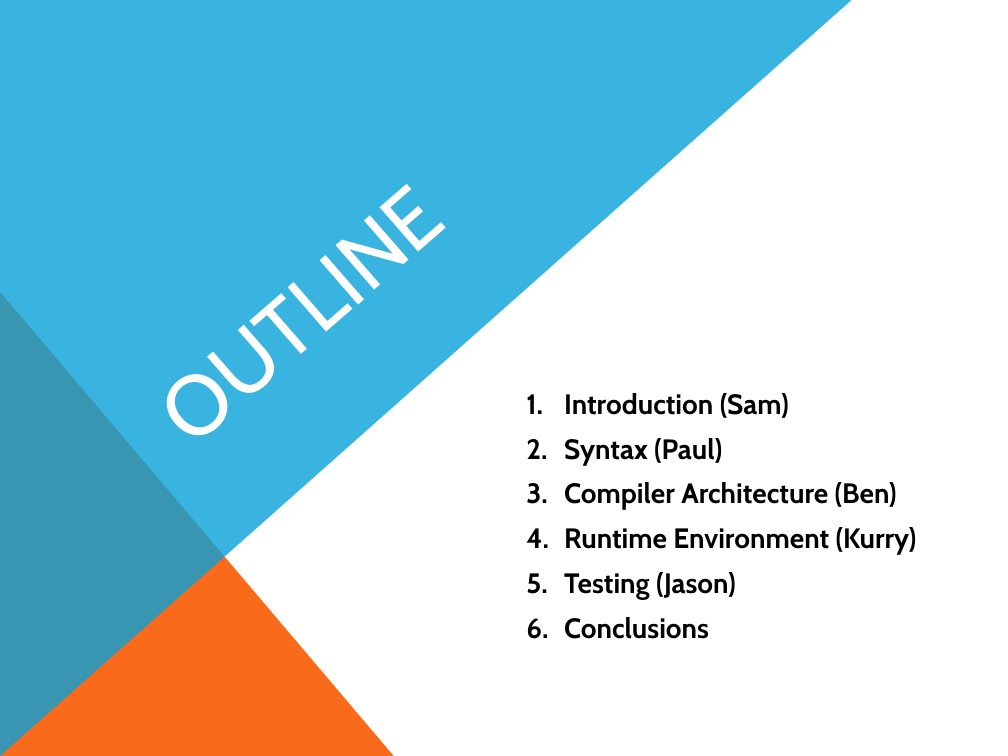
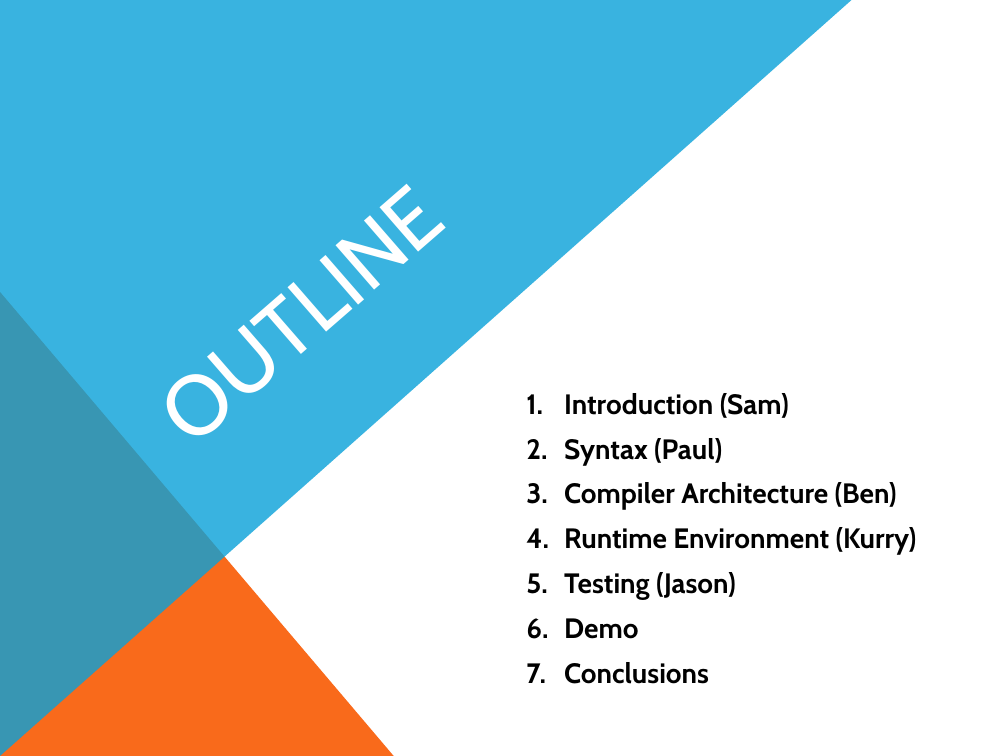
Before and after one commit to smessing/Hog, a slide deck: slide 2 of demo/demo.pptx. Drawn at 1008x756 pixels with LibreOffice and Linux fonts; fonts in the diff are those of the drawing. Boxes give left, top, right and bottom in pixels: in the first picture for what was removed or moved away, otherwise in the second. Text is boxed around its words. In the diff, an @@ line names an element or a change of style, - is before the commit and + after.

Commit message:
more edits to presentation.

```diff
--- a/demo/demo.pptx
+++ b/demo/demo.pptx
@@ text at [564,618,639,639]: paragraph added @@
+6. Demo
```
Also in this commit, not shown: 2 slides added.
